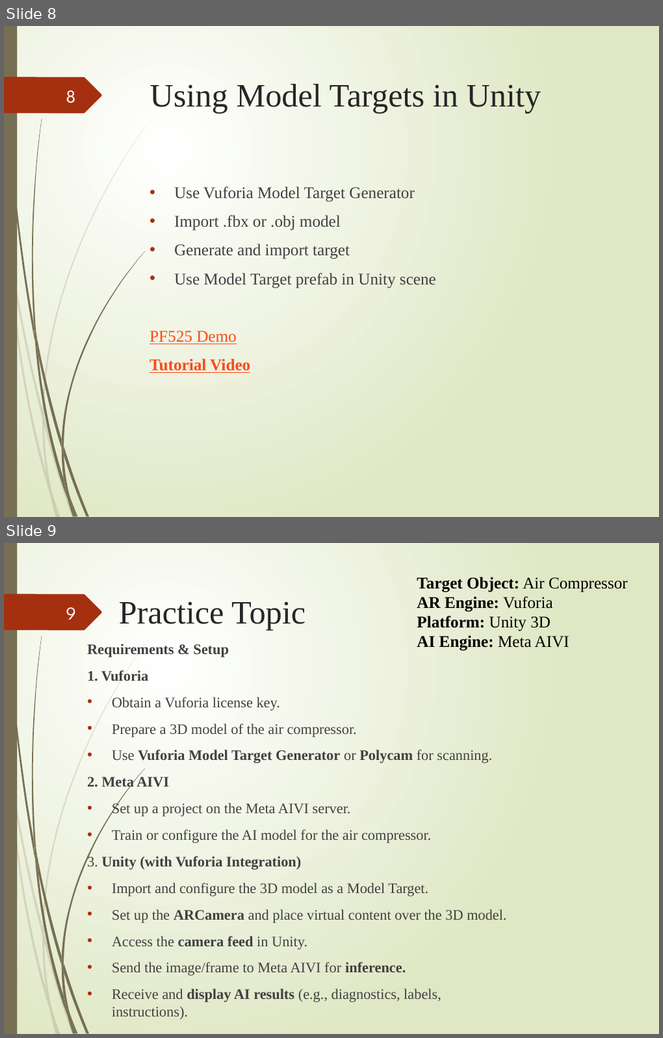
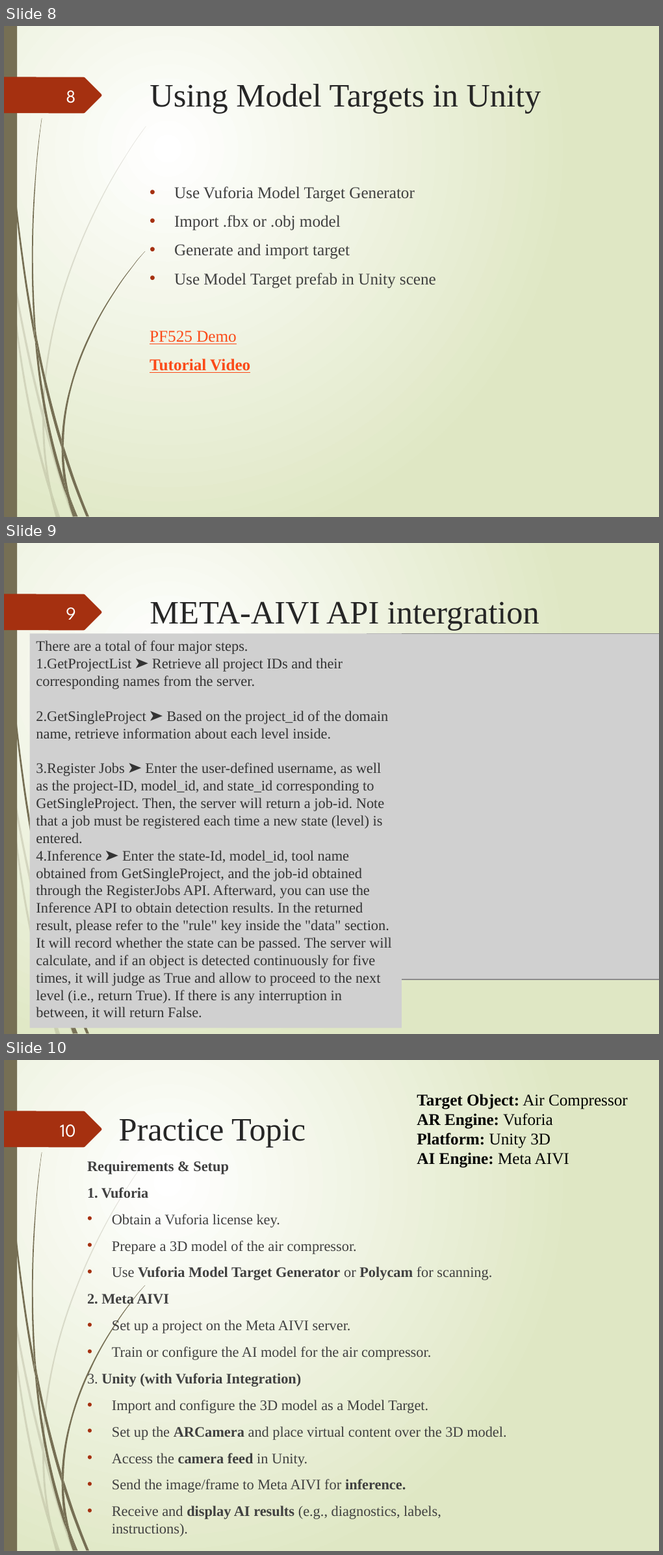
Before and after one commit to SOLOMON-Corporation/Unity-Vuforia-META-aivi, a slide deck: Vuforia_Unity_MetaAIVI_Intro_Presentation.pptx. Shown one above the other, each under a label of ours: slides 8 and 9 before the commit, slides 8, 9 and 10 after it. The pictures are 663x1038 and 663x1555 pixels, drawn with LibreOffice and Linux fonts; fonts in the diff are those of the drawing; grey boxes stand for pictures. Boxes give left, top, right and bottom in pixels: in the first picture for what was removed or moved away, otherwise in the second. Text is boxed around its words. In the diff, an @@ line names an element or a change of style, - is before the commit and + after.

Commit message:
Add meta-aivi doc

```diff
--- a/Vuforia_Unity_MetaAIVI_Intro_Presentation.pptx
+++ b/Vuforia_Unity_MetaAIVI_Intro_Presentation.pptx
@@ slide 9 added at (4, 543, 659, 1034), background gradient #FFFFFF to #DFE8C4; not listed: 14 template elements that a slide beside it also shows @@
@@ page number added at (66, 607, 76, 620), 20 pt, text #FEFFFF @@
+9
@@ title added at (150, 601, 540, 630), 36 pt, text #262626 @@
+META-AIVI API intergration
@@ picture added at (29, 633, 402, 1028), 16 pt, text #333333 @@
+There are a total of four major steps.
+1. GetProjectList ➤ Retrieve all project IDs and their corresponding names from the server.
+2. GetSingleProject ➤ Based on the project_id of the domain name, retrieve information about each level inside.
+3. Register Jobs ➤ Enter the user-defined username, as well as the project-ID, model_id, and state_id corresponding to GetSingleProject. Then, the server will return a job-id. Note that a job must be registered each time a new state (level) is entered.
+4. Inference ➤ Enter the state-Id, model_id, tool name obtained from GetSingleProject, and the job-id obtained through the RegisterJobs API. Afterward, you can use the Inference API to obtain detection results. In the returned result, please refer to the "rule" key inside the "data" section. It will record whether the state can be passed. The server will calculate, and if an object is detected continuously for five times, it will judge as True and allow to proceed to the next level (i.e., return True). If there is any interruption in between, it will return False.
@@ picture added at (367, 633, 659, 979) @@
@@ what was slide 9 is now slide 10 @@
@@ page number at (60, 1124, 76, 1137): text changed @@
-9
+10
```
